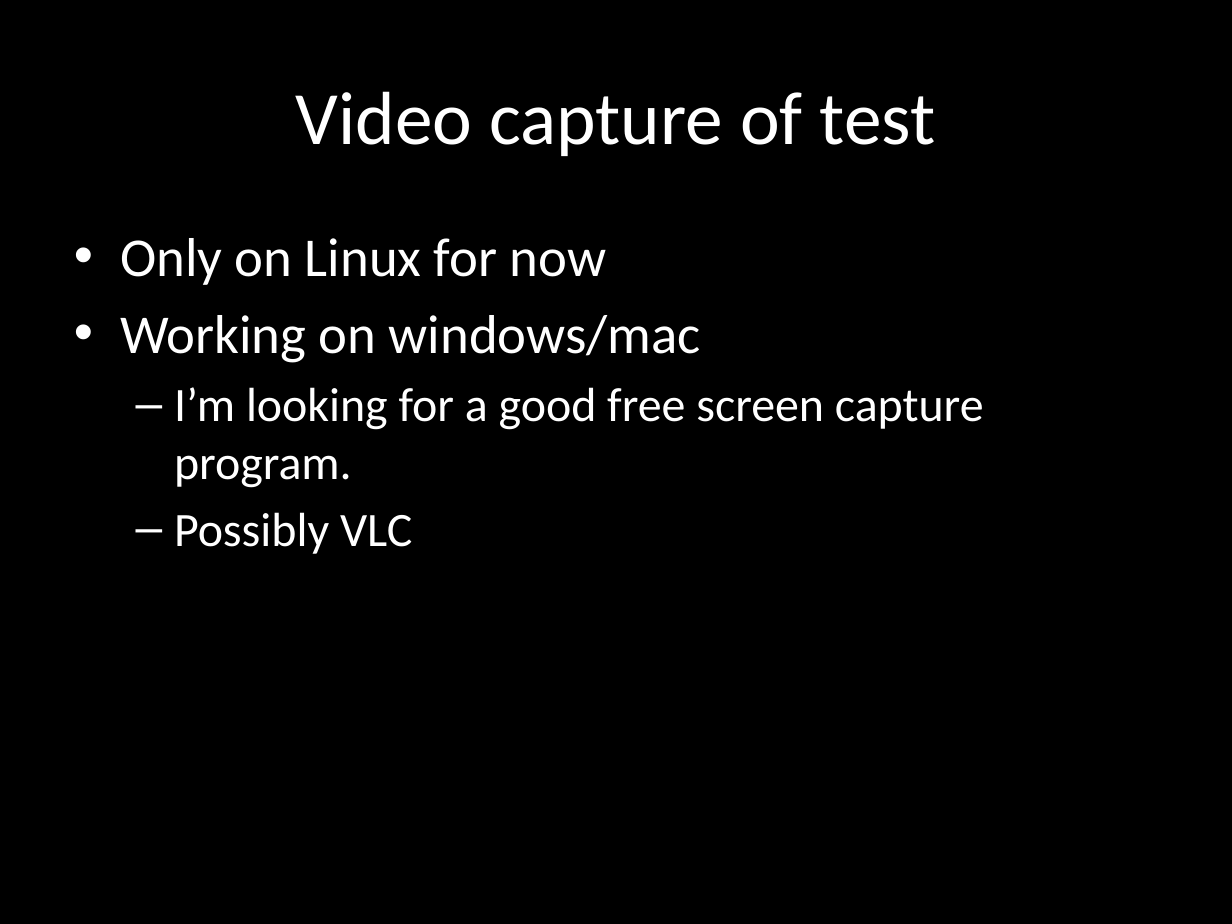
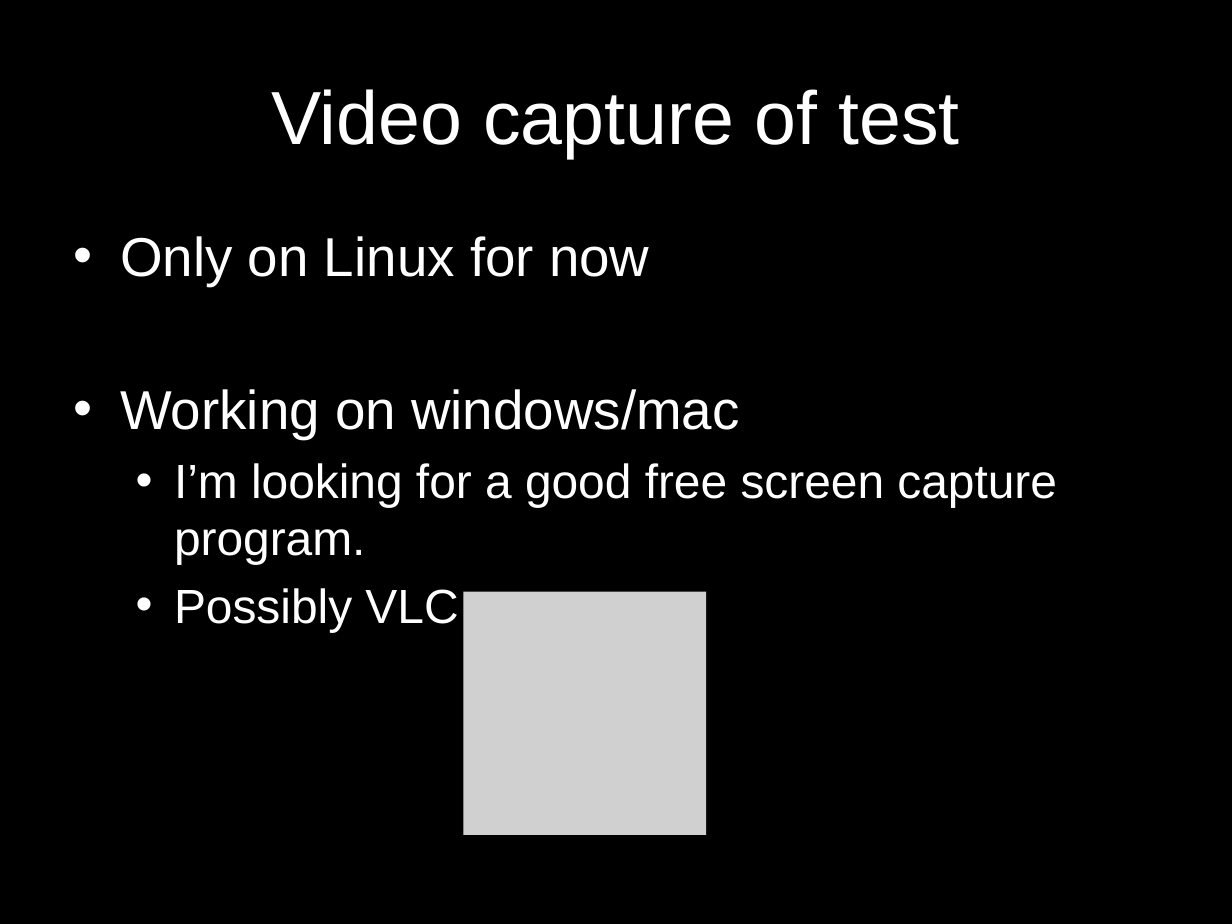
Before and after one commit to dimacus/SeleniumTipsAndTricks, a slide deck: slide 16 of selenium_camp_v1.pptx (slide 10 before the commit). Drawn at 1232x924 pixels with LibreOffice and Linux fonts; fonts in the diff are those of the drawing; grey boxes stand for pictures. Boxes give left, top, right and bottom in pixels: in the first picture for what was removed or moved away, otherwise in the second. Text is boxed around its words. In the diff, an @@ line names an element or a change of style, - is before the commit and + after.

```diff
--- a/selenium_camp_v1.pptx
+++ b/selenium_camp_v1.pptx
@@ title "Video capture of test" at (271, 89, 959, 158): font Calibri to Arial @@
@@ text "Only on Linux for now" at (120, 236, 1057, 632): font Calibri to Arial; bullet – to • @@
@@ picture added at (463, 591, 706, 835) @@
```
Also in this commit, not shown: 25 other slides changed, 11 slides added, 1 other file.
